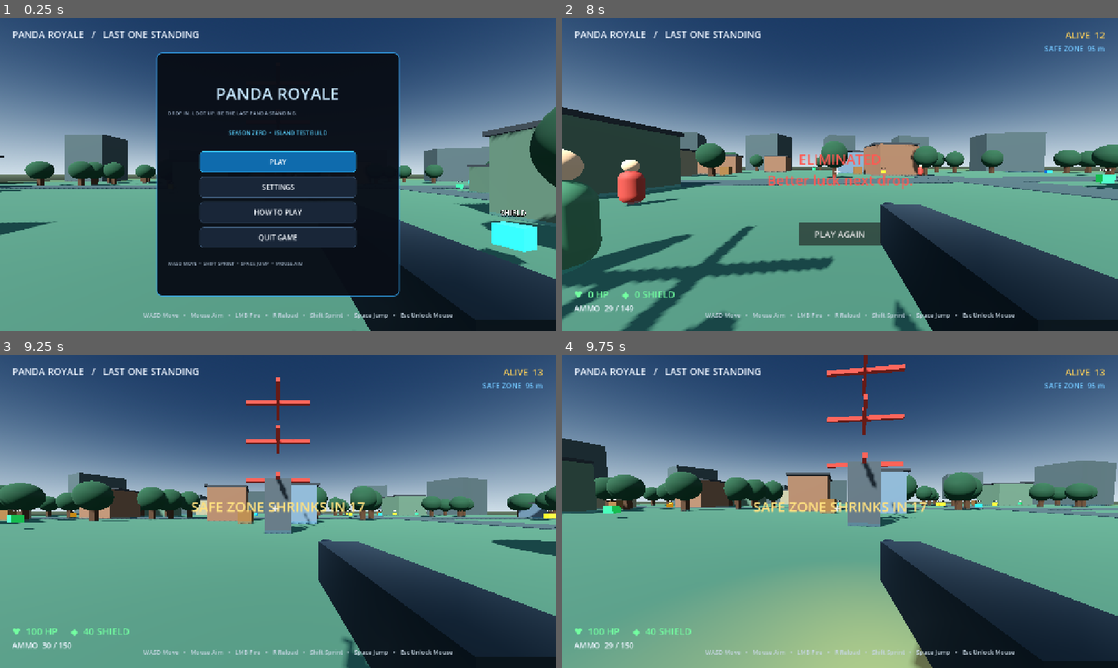
Above: before the commit, frames 1-4 (two rows, left to right).
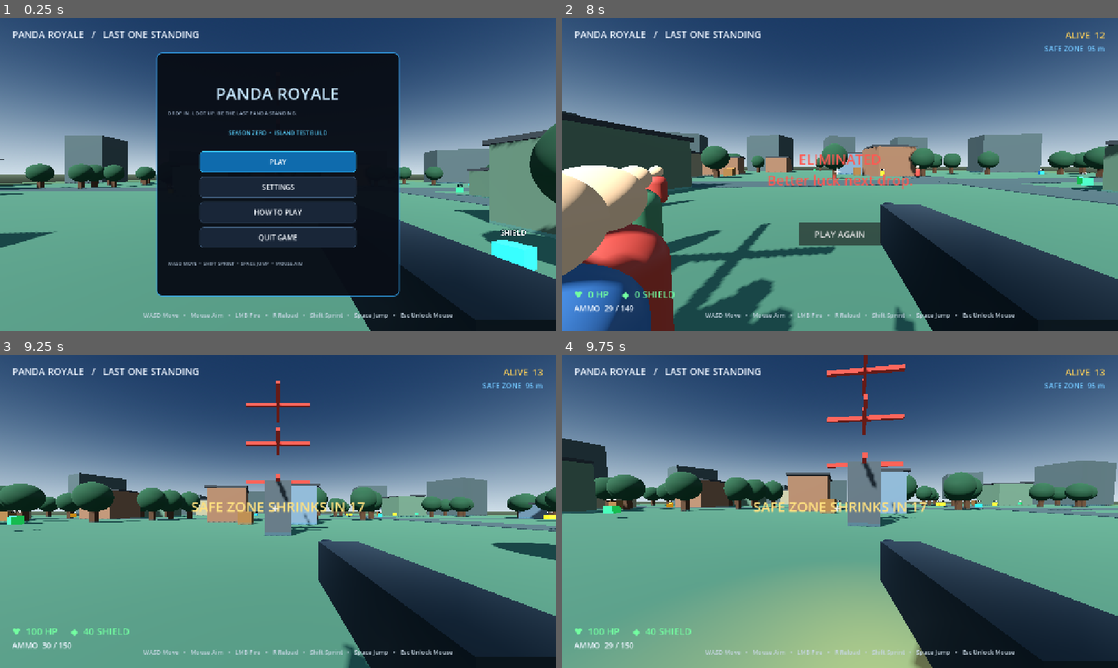
Above: after the commit, the same moments.

Repository: PandaManDev/Panda-Royale
Game: Godot game, scene res://Main.tscn
The game is run twice, just before and just after one commit, with the same random seed, the same clock (stepped at 60 frames per second) and the same inputs.
Inputs (mouse positions are in pixels of both pictures, inside the frame that each line leads up to):
- Up to frame 1 (0.25 s): no input
- Up to frame 2 (8 s): click "PLAY" at 0.5 s; tap Enter at 1.25 s; move the mouse to (867, 174) at 1.27 s; hold W 1.28-6.53 s; tap R every 1.5 s from 1.35 to 7.35 s; click (867, 174) at 1.42 s; tap Space at 1.52, 2.27, 3.5, 3.77, 4.52, 5.27, 6.77, 7.52 s; move the mouse to (812, 174) at 2.02 s; tap Shift every 1.5 s from 2.1 to 6.6 s; move the mouse to (851, 168) at 2.77 s; move the mouse to (834, 180) at 3.52 s; click (834, 180) at 3.67 s; move the mouse to (878, 177) at 4.27 s; move the mouse to (795, 171) at 5.02 s; move the mouse to (845, 174) at 5.77 s; click (845, 174) at 5.92 s; move the mouse to (817, 168) at 6.52 s; hold D 6.53-7.28 s; move the mouse to (867, 174) at 7.27 s; hold W from 7.28 s (still down)
- Up to frame 3 (9.25 s): release W at 8 s; click "PLAY AGAIN" at 8 s; click "PLAY" at 8.75 s
- Up to frame 4 (9.75 s): move the mouse to (812, 511) at 9.52 s; hold W from 9.53 s (still down); tap Shift at 9.6 s; click (812, 511) at 9.67 s

The runs differ from the first frame. In frame 1, 5.3% of the frame differs, in the area x 0-100%, y 28-81%; in frame 2, 20%, in the area x 0-100%, y 28-100%; in frame 3, 2.7%; in frame 4, nothing differs.

Commit message:
Respect game menu and pause state in player controls

Diff:
--- a/scripts/player.gd
+++ b/scripts/player.gd
@@ -67,6 +67,8 @@
     camera.add_child(muzzle_flash)
 
 func _unhandled_input(event):
+    if not is_instance_valid(game) or not game.game_started or game.paused or game.match_over:
+        return
     if event is InputEventMouseMotion and Input.mouse_mode == Input.MOUSE_MODE_CAPTURED and health > 0:
         rotate_y(-event.relative.x * mouse_sensitivity)
         pitch = clamp(pitch - event.relative.y * mouse_sensitivity, -1.48, 1.48)
@@ -78,6 +80,8 @@
             reload_weapon()
 
 func _physics_process(delta):
+    if not is_instance_valid(game) or not game.game_started or game.paused or game.match_over:
+        return
     fire_cooldown = max(0.0, fire_cooldown - delta)
     muzzle_flash.light_energy = max(0.0, muzzle_flash.light_energy - delta * 18.0)
     if reload_time > 0:
